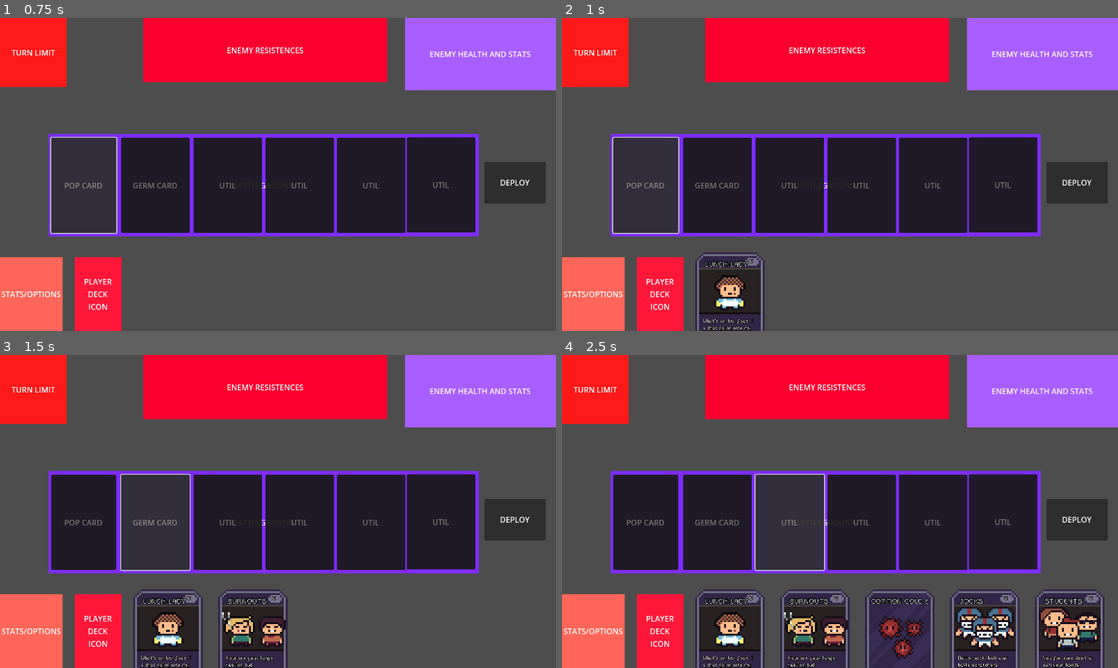
Above: before the commit, frames 1-4 (two rows, left to right).
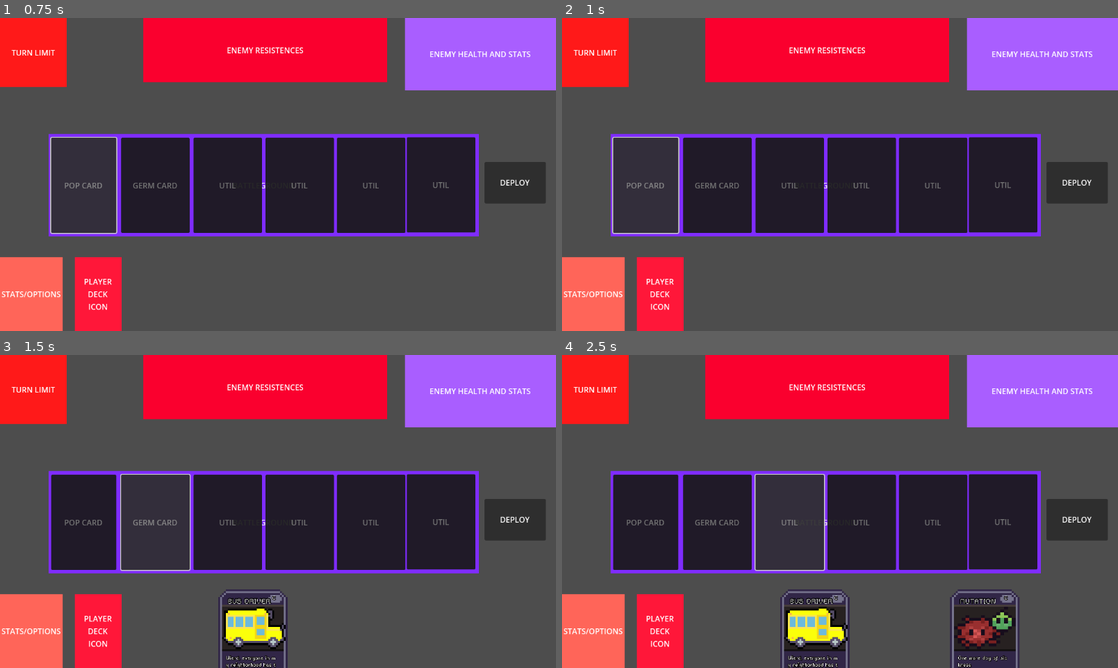
Above: after the commit, the same moments.

Repository: JPGFG/ld24
Game: Godot game, scene res://scenes/game-board/gameboard.tscn
Two runs of this game, one before a commit and one after it. Both use one fixed random seed, a clock stepped at 60 frames per second and the inputs below.
Inputs (mouse positions are in pixels of both pictures, inside the frame that each line leads up to):
- Up to frame 1 (0.75 s): click (83, 183) at 0.5 s
- Up to frame 2 (1 s): no input
- Up to frame 3 (1.5 s): click (155, 520) at 1.25 s
- Up to frame 4 (2.5 s): click (789, 520) at 2.02 s

Frame 1 is identical in both runs. In frame 2, 2.9% of the frame differs, in the area x 24-37%, y 74-100%; in frame 3, 4.4%; in frame 4, 11%, in the area x 24-98%, y 74-100%.
Error after the commit: Invalid assignment of property or key 'card_resource' with value of type 'Resource (CardResource)' on a base object of type 'Nil'. (res://scripts/cards/card.gd…

Commit message:
common cold deck

Diff:
--- a/resources/decks/common_cold_deck.tres
+++ b/resources/decks/common_cold_deck.tres
@@ -1,12 +1,15 @@
-[gd_resource type="Resource" script_class="DeckResource" load_steps=7 format=3 uid="uid://dogj1qx38hwul"]
+[gd_resource type="Resource" script_class="DeckResource" load_steps=10 format=3 uid="uid://dogj1qx38hwul"]
 
 [ext_resource type="Resource" uid="uid://dcrkkjw5njfc5" path="res://resources/cards/germ/common_cold.tres" id="1_fd7as"]
 [ext_resource type="Script" path="res://scripts/cards/deck_resource.gd" id="1_haj3m"]
-[ext_resource type="Resource" uid="uid://bd8x5g2uoi4q5" path="res://resources/cards/populations/burnouts.tres" id="2_2xq4n"]
-[ext_resource type="Resource" uid="uid://1xxxgenvf8vk" path="res://resources/cards/populations/jocks.tres" id="3_jatsm"]
-[ext_resource type="Resource" uid="uid://di5iu1et6jwnr" path="res://resources/cards/populations/lunch_lady.tres" id="4_qfd7o"]
+[ext_resource type="Resource" uid="uid://dy8fjt4744ust" path="res://resources/cards/populations/bus_driver.tres" id="3_wtp2x"]
+[ext_resource type="Resource" uid="uid://b8sc3i6qdwmwo" path="res://resources/cards/addons/busted_pipes.tres" id="4_xghro"]
+[ext_resource type="Resource" uid="uid://x6lar56fuu74" path="res://resources/cards/addons/coughing.tres" id="5_hjwq7"]
 [ext_resource type="Resource" uid="uid://cxu63e8yqstxa" path="res://resources/cards/populations/students.tres" id="5_ml634"]
+[ext_resource type="Resource" uid="uid://bb6hutgvm7tst" path="res://resources/cards/addons/mutation.tres" id="6_o3pkg"]
+[ext_resource type="Resource" uid="uid://d24g63wgh3hv5" path="res://resources/cards/addons/sneezing.tres" id="7_f7yn7"]
+[ext_resource type="Resource" uid="uid://c2qi8r6g4vtd1" path="res://resources/cards/addons/storm.tres" id="8_vfwrn"]
 
 [resource]
 script = ExtResource("1_haj3m")
-cards = Array[Resource("res://scripts/cards/card_resource.gd")]([ExtResource("1_fd7as"), ExtResource("2_2xq4n"), ExtResource("3_jatsm"), ExtResource("4_qfd7o"), ExtResource("5_ml634")])
+cards = Array[Resource("res://scripts/cards/card_resource.gd")]([ExtResource("1_fd7as"), ExtResource("1_fd7as"), ExtResource("1_fd7as"), ExtResource("1_fd7as"), ExtResource("1_fd7as"), ExtResource("5_ml634"), ExtResource("5_ml634"), ExtResource("3_wtp2x"), ExtResource("4_xghro"), ExtResource("5_hjwq7"), ExtResource("5_hjwq7"), ExtResource("6_o3pkg"), ExtResource("7_f7yn7"), ExtResource("7_f7yn7"), ExtResource("8_vfwrn")])
--- a/scenes/cards/addon_card.tscn
+++ b/scenes/cards/addon_card.tscn
@@ -42,6 +42,7 @@
 script = ExtResource("1_30yjj")
 
 [node name="TextureRect" type="TextureRect" parent="."]
+layout_mode = 0
 offset_right = 36.0
 offset_bottom = 52.0
 scale = Vector2(4, 4)
